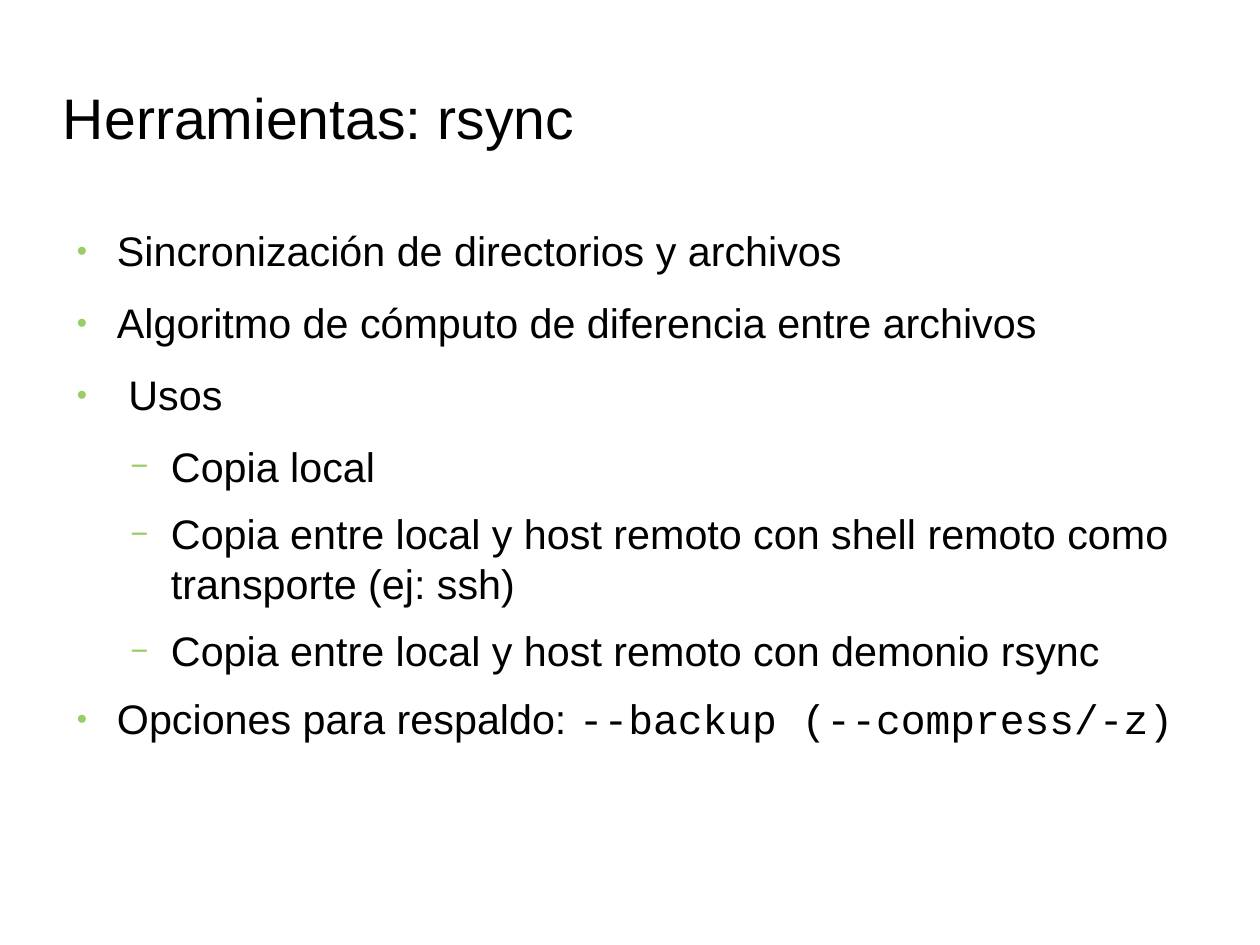
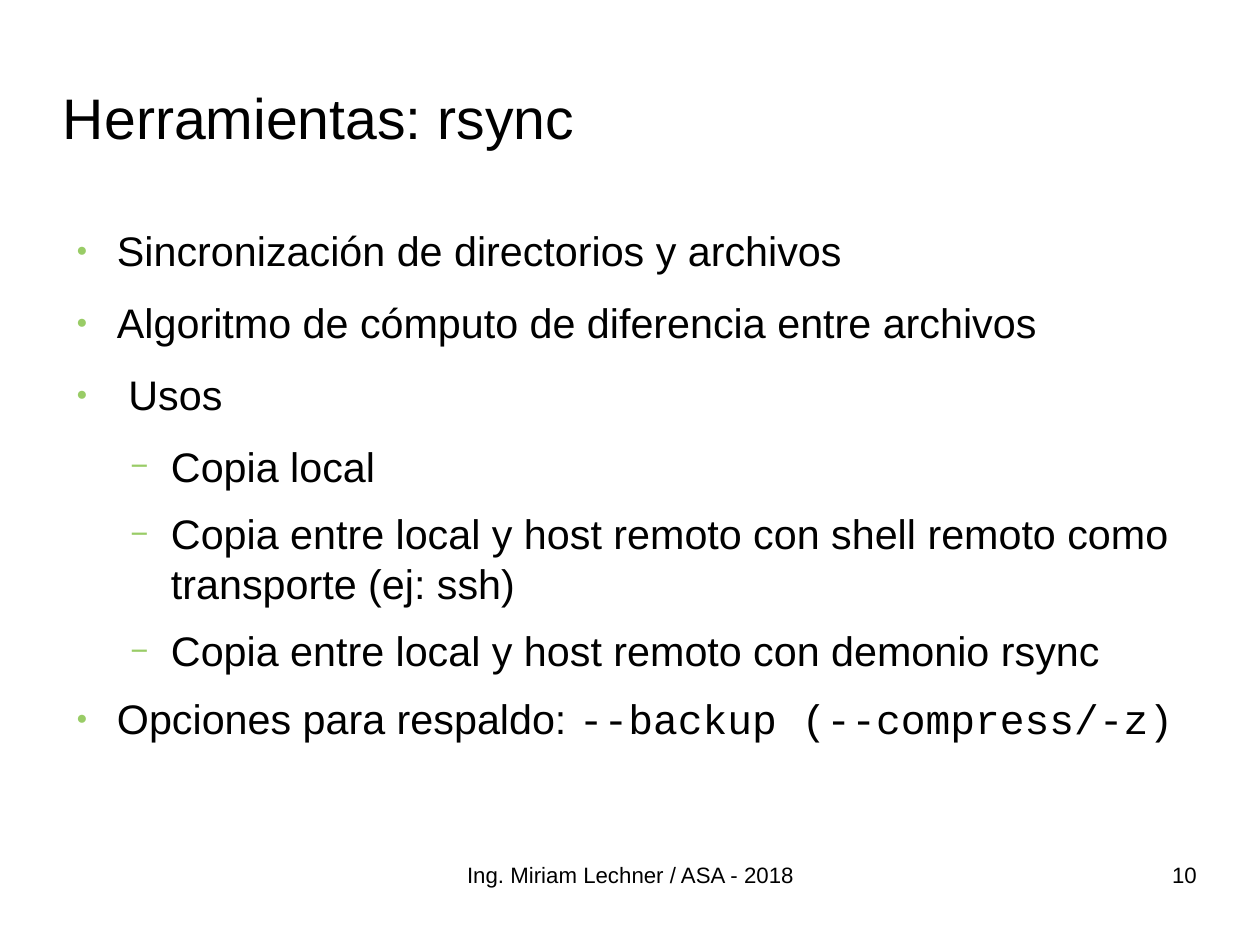
Before and after one commit to niniadcobre/asa, a slide deck: slide 10 of clases/ASA-backup.odp (slide 4 before the commit). Drawn at 1260x945 pixels with LibreOffice and Linux fonts; fonts in the diff are those of the drawing; background and template pictures are left out. Boxes give left, top, right and bottom in pixels: in the first picture for what was removed or moved away, otherwise in the second. Text is boxed around its words. In the diff, an @@ line names an element or a change of style, - is before the commit and + after.

```diff
--- a/clases/ASA-backup.odp
+++ b/clases/ASA-backup.odp
@@ text added at [467,867,793,888], 14 pt, text #000000 @@
+Ing. Miriam Lechner / ASA - 2018
@@ page number added at [1172,867,1197,884], 14 pt, text #000000 @@
+10
```
Also in this commit, not shown: 5 other slides changed, 6 slides added, 1 slide removed, 1 other file.
